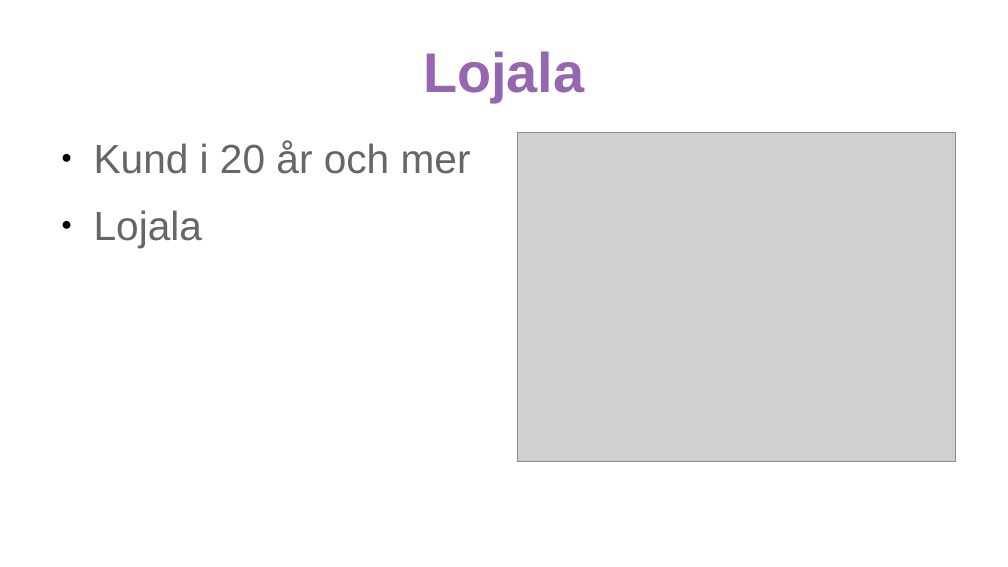
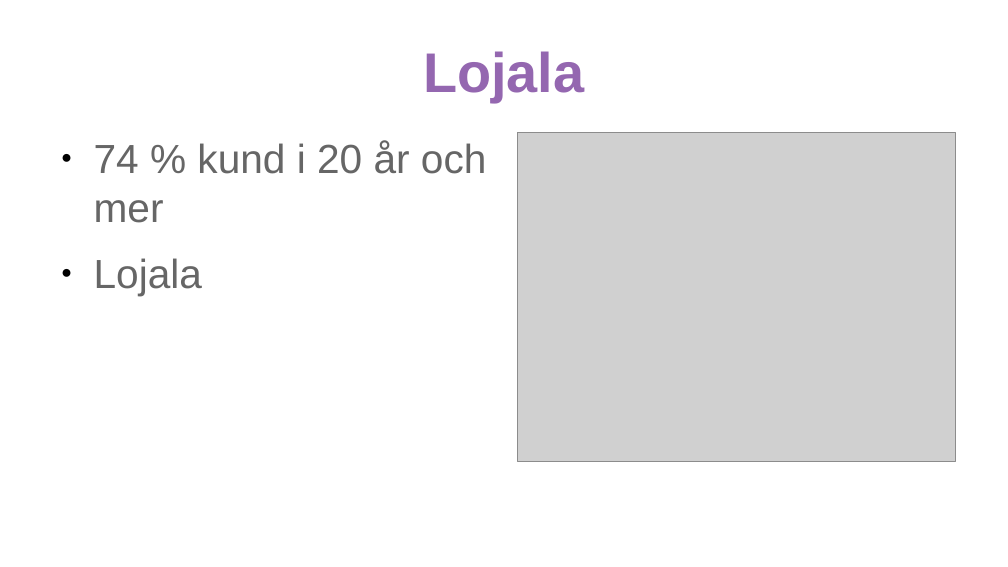
Before and after one commit to samfromsatc/payment_method_case_if, a slide deck: slide 4 of presentation_payment_method.odp. Drawn at 1008x567 pixels with LibreOffice and Linux fonts; fonts in the diff are those of the drawing; grey boxes stand for pictures. Boxes give left, top, right and bottom in pixels: in the first picture for what was removed or moved away, otherwise in the second. Text is boxed around its words. In the diff, an @@ line names an element or a change of style, - is before the commit and + after.

```diff
--- a/presentation_payment_method.odp
+++ b/presentation_payment_method.odp
@@ text at bbox=[94, 141, 487, 223]: text changed @@
-● Kund i 20 år och mer
+● 74 % kund i 20 år och mer
```
Also in this commit, not shown: 2 other slides changed, 1 slide added, 1 slide removed, 7 other files.
